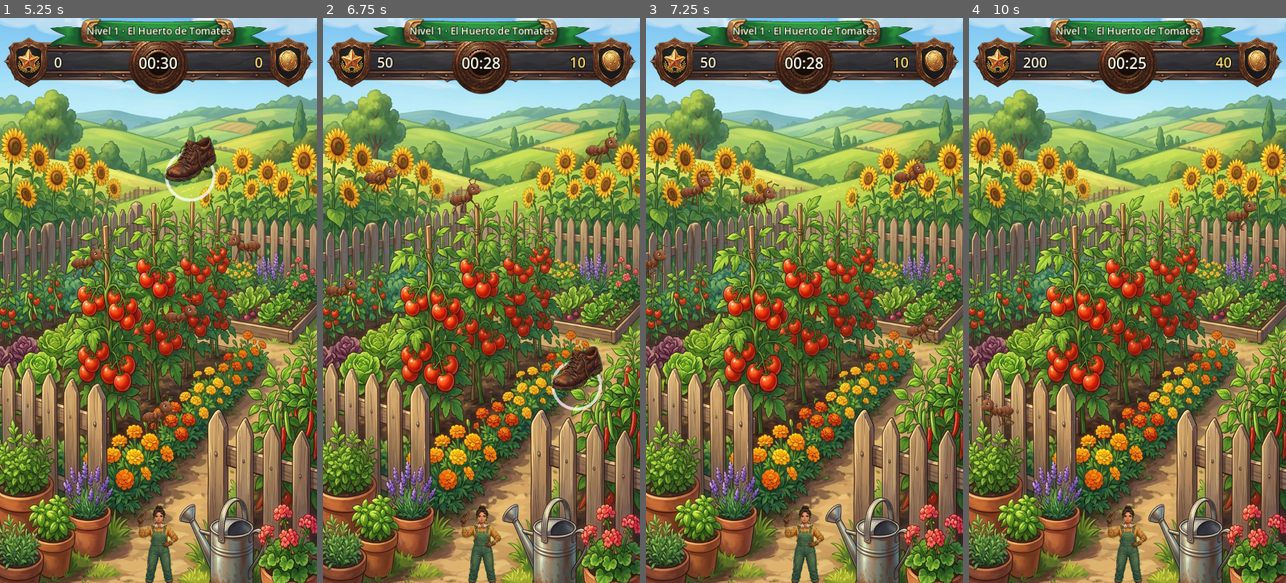
Above: before the commit, frames 1-4 (left to right).
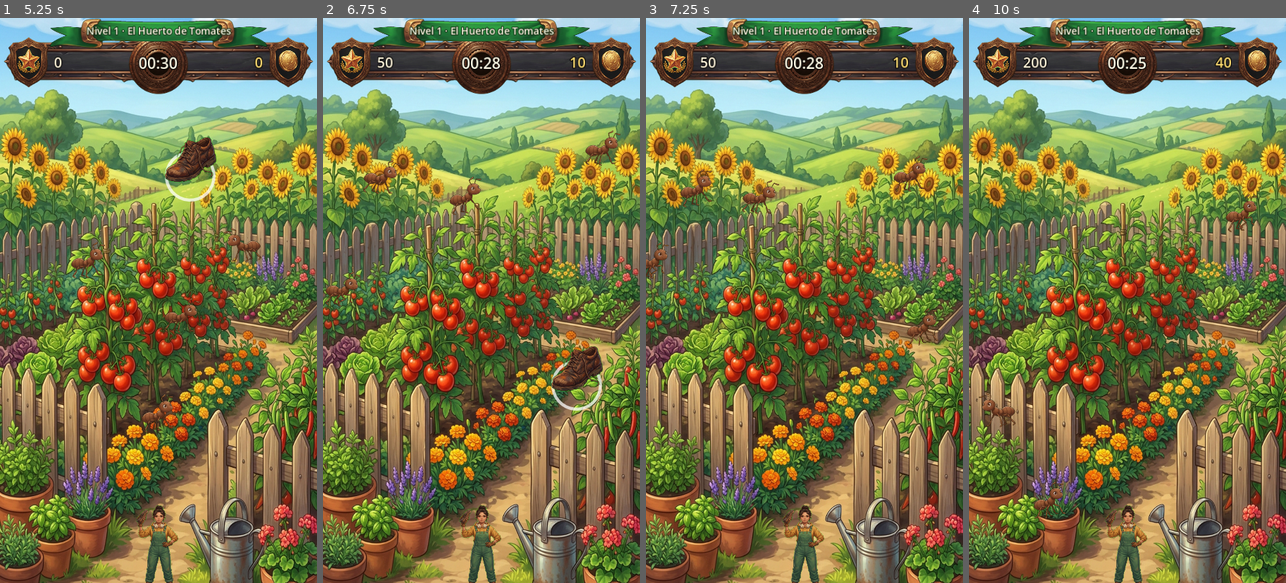
Above: after the commit, the same moments.

Repository: Nitanzw/Mikumemoria
Game: Godot game, scene res://scenes/story/story_intro.tscn
Two runs of this game, one before a commit and one after it. Both use one fixed random seed, a clock stepped at 60 frames per second and the inputs below.
Inputs (mouse positions are in pixels of both pictures, inside the frame that each line leads up to):
- Up to frame 1 (5.25 s): click "Saltar ▸" at 0.5 s; click "Jugar" at 1.25 s; click "1" at 2 s; click "1" at 2.75 s; move the mouse to (228, 272) at 3.52 s; click (228, 272) at 3.67 s; tap Enter at 4.25 s; move the mouse to (95, 328) at 4.27 s; click (95, 328) at 4.42 s; move the mouse to (190, 176) at 5.02 s; click (190, 176) at 5.17 s
- Up to frame 2 (6.75 s): move the mouse to (465, 413) at 5.77 s; click (465, 413) at 5.92 s; move the mouse to (576, 385) at 6.52 s; click (576, 385) at 6.67 s
- Up to frame 3 (7.25 s): no input
- Up to frame 4 (10 s): move the mouse to (1032, 215) at 7.27 s; click (1032, 215) at 7.42 s; move the mouse to (1143, 300) at 8.02 s; click (1143, 300) at 8.17 s; move the mouse to (1079, 159) at 8.77 s; click (1079, 159) at 8.92 s; move the mouse to (1197, 272) at 9.52 s; click (1197, 272) at 9.67 s

Frame 1 is identical in both runs. In frame 2, 0.1% of the frame differs, in the area x 0-94%, y 19-51%; in frame 3, 0.3%; in frame 4, 0.4%, in the area x 2-31%, y 66-89%.

Commit message:
Pared de abajo para los insectos y arreglo del "0 / 0" del jefe
Faltaba media protección. Arriba (la barra del HUD) estaban cubiertos los
dos: los insectos con pared dura en PLAY_TOP_INSET y el jefe con
_ceiling(). Abajo, en cambio, el jefe estaba cubierto de casualidad por
ARENA_BOTTOM_MARGIN (300, y el panel arranca a 118 del borde) pero los
insectos NO: PLAY_BOTTOM_INSET solo se usaba para el tirón del rumbo, que
es blando, así que un minion vagando podía meterse abajo del panel de
vidas y quedaba invisible. Ahora la pared de abajo es dura y simétrica a
la de arriba, con el inset subido de 120 a 132 para dar aire.

Y un bug que solo se hizo visible con los números en pantalla: las
señales del jefe se conectaban DESPUÉS de boss.setup(), y setup() es
justo quien emite health_changed con la vida inicial. Ese primer aviso se
perdía. Con la barra vieja no se notaba porque arrancaba llena por
defecto; con el número a la vista, el jefe decía "0 / 0" hasta que le
pegabas por primera vez. Las conexiones pasan antes de setup().

Probado en el motor con el jefe 9 (Coraza Antigua, cuyo patrón arranca
invocando): panel limpio en tres capturas seguidas con minions en
pantalla, y la vida del jefe mostrando 9.300 / 9.300 desde el primer
frame. APK v0.12.1, 73MB, firmado, screenOrientation=1.

Co-Authored-By: Claude Opus 5 <noreply@anthropic.com>
Claude-Session: https://claude.ai/code/session_017CZQGSdpv5Kh1U4gJuW4s1

Diff:
--- a/scripts/core/game_level.gd
+++ b/scripts/core/game_level.gd
@@ -252,8 +252,12 @@
 	insect_container.add_child(boss)
 	# Debajo de la barra del HUD; si no, aparece medio tapado el primer frame.
 	boss.global_position = Vector2(get_viewport_rect().size.x / 2.0, 250.0)
-	boss.setup(boss_config)
-
+
+	# Las señales van ANTES de setup(): setup() emite health_changed con la
+	# vida inicial, y conectando después ese primer aviso se perdía. Con
+	# la barra vieja no se notaba (arrancaba llena por defecto), pero
+	# ahora el número está a la vista y el jefe decía "0 / 0" hasta que
+	# le pegabas por primera vez.
 	boss.health_changed.connect(hud.set_boss_hp)
 	boss.shield_changed.connect(hud.set_boss_shield)
 	boss.ability_announced.connect(hud.announce)
@@ -262,6 +266,8 @@
 	boss.wants_projectile.connect(_on_boss_wants_projectile)
 	boss.hit_player.connect(_damage_player)
 	boss.stole_coins.connect(_on_boss_stole_coins)
+
+	boss.setup(boss_config)
 
 	hud.announce(str(boss_config.get("taunt", "")))
 
--- a/scripts/core/insect.gd
+++ b/scripts/core/insect.gd
@@ -49,7 +49,7 @@
 ## boss.gd también lee esta constante, para que haya un solo número.
 const PLAY_TOP_INSET := 150.0
 ## Franja de abajo donde está Sofía.
-const PLAY_BOTTOM_INSET := 120.0
+const PLAY_BOTTOM_INSET := 132.0
 
 const SplatEffectScene := preload("res://scenes/effects/splat_effect.tscn")
 
@@ -204,13 +204,20 @@
 	velocity = direction * speed
 	move_and_slide()
 
-	# Pared dura contra la barra del HUD. Si algo lo empujó ahí arriba
-	# (el rebote, un dash del jefe, el spawn), se lo baja y se lo manda
-	# hacia adentro en vez de dejarlo pegado al techo.
+	# Paredes duras contra los dos paneles: la barra de arriba y, en las
+	# peleas de jefe, el panel de vidas de abajo. El tirón del rumbo hacia
+	# el centro es blando y no alcanza — un bicho metido debajo de un
+	# panel no se ve y tapearlo es a ciegas.
 	if global_position.y < PLAY_TOP_INSET:
 		global_position.y = PLAY_TOP_INSET
 		if direction.y < 0.0:
 			direction.y = absf(direction.y)
+
+	var floor_y := get_viewport_rect().size.y - PLAY_BOTTOM_INSET
+	if global_position.y > floor_y:
+		global_position.y = floor_y
+		if direction.y > 0.0:
+			direction.y = -absf(direction.y)
 
 	var viewport_size := get_viewport_rect().size
 	if global_position.x > viewport_size.x + SCREEN_MARGIN or \
Not shown, changed: export_presets.cfg
Not shown, changed: README.md
Not shown, changed: dist/el_huerto_de_sofia.apk
